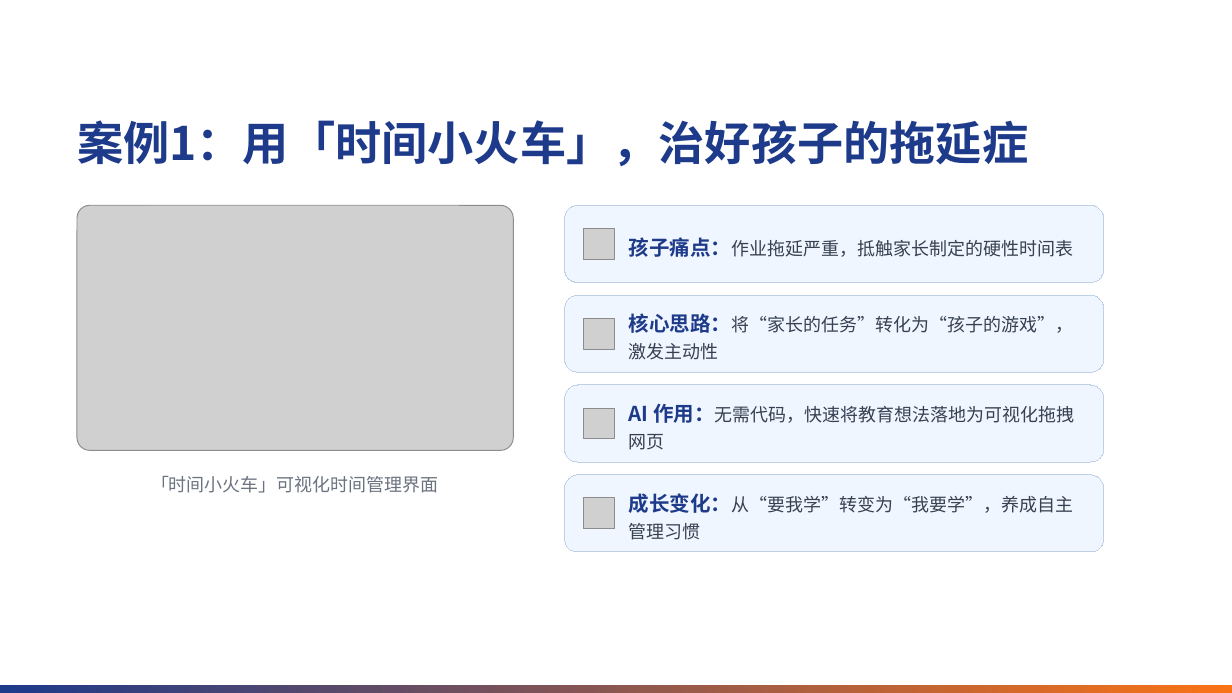
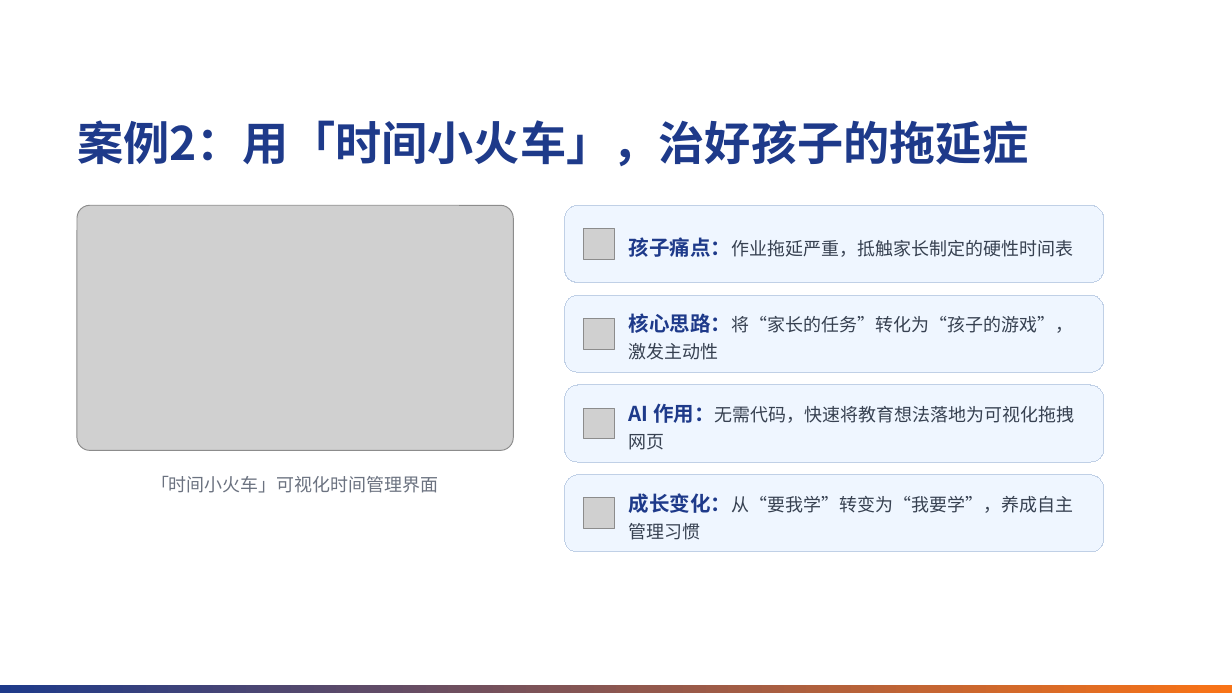
Before and after one commit to ZedeX/ssbs-talk-ai-education, a slide deck: slide 5 of resources/AI时代，做会借力的家长-v1.pptx. Drawn at 1232x693 pixels with LibreOffice and Linux fonts; fonts in the diff are those of the drawing; grey boxes stand for pictures; background and template pictures are left out. Boxes give left, top, right and bottom in pixels: in the first picture for what was removed or moved away, otherwise in the second. Text is boxed around its words. In the diff, an @@ line names an element or a change of style, - is before the commit and + after.

```diff
--- a/resources/AI时代，做会借力的家长-v1.pptx
+++ b/resources/AI时代，做会借力的家长-v1.pptx
@@ text at <box>77,120,1028,166</box>: text changed @@
-案例1：用「时间小火车」，治好孩子的拖延症
+案例2：用「时间小火车」，治好孩子的拖延症
```
Also in this commit, not shown: 2 other slides changed, 2 other files.
